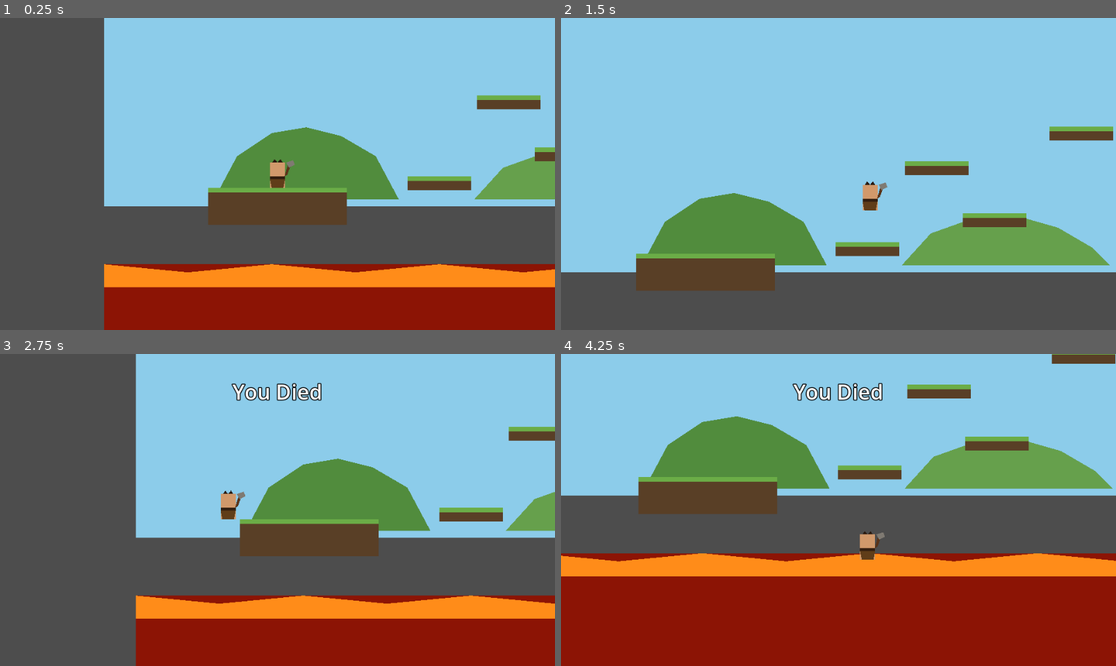
Above: before the commit, frames 1-4 (two rows, left to right).
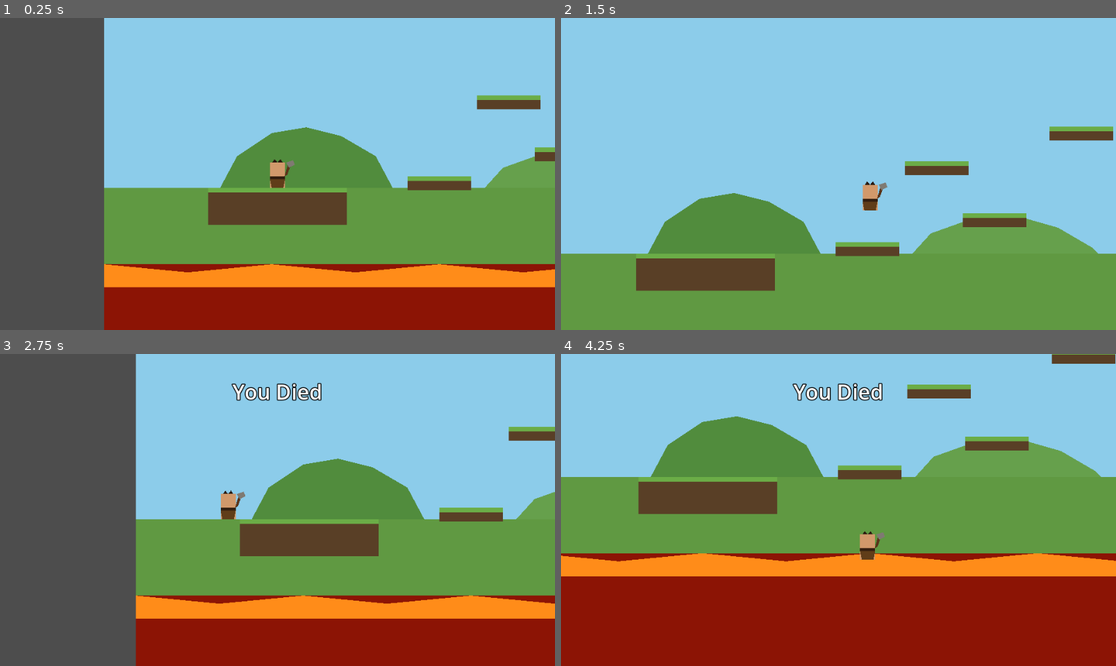
Above: after the commit, the same moments.

Repository: BrettSaley/Godot-platformer
Game: Godot game, scene res://scenes/Main.tscn
Two runs of this game, one before a commit and one after it. Both use one fixed random seed, a clock stepped at 60 frames per second and the inputs below.
Inputs:
- Up to frame 1 (0.25 s): no input
- Up to frame 2 (1.5 s): tap Enter (ui_accept) at 0.5 s; hold D (move_right) from 0.53 s (still down); tap W (jump) at 0.77 s
- Up to frame 3 (2.75 s): tap W (jump) at 1.52 s; release D (move_right) at 2.03 s; hold A (move_left) from 2.03 s (still down)
- Up to frame 4 (4.25 s): release A (move_left) at 2.78 s; hold D (move_right) from 2.78 s (still down); tap W (jump) at 3.02, 3.77 s

The runs differ from the first frame. In frame 1, 16% of the frame differs, in the area x 18-100%, y 54-79%; in frame 2, 20%, in the area x 0-100%, y 75-100%; in frame 3, 15%; in frame 4, 20%.

Commit message:
Fill sky-to-lava gap with a grass horizon layer
The sky polygon ended at y=500 and the lava started at y=600,
leaving a 100px band showing the engine's default grey background.
Added a green horizon polygon spanning that gap so the backdrop now
reads as blue sky sitting on top of green ground all the way down
to the lava.

Co-Authored-By: Claude Sonnet 5 <noreply@anthropic.com>

Diff:
--- a/scenes/Main.tscn
+++ b/scenes/Main.tscn
@@ -34,6 +34,10 @@
 position = Vector2(620, 468)
 color = Color(0.4, 0.63, 0.3, 1)
 polygon = PackedVector2Array(-180, 20, -130, -35, -60, -60, 20, -65, 90, -45, 150, -10, 180, 20)
+
+[node name="Horizon" type="Polygon2D" parent="."]
+color = Color(0.38, 0.6, 0.26, 1)
+polygon = PackedVector2Array(-200, 468, 1250, 468, 1250, 650, -200, 650)
 
 [node name="Lava" type="Area2D" parent="."]
 position = Vector2(525, 750)
